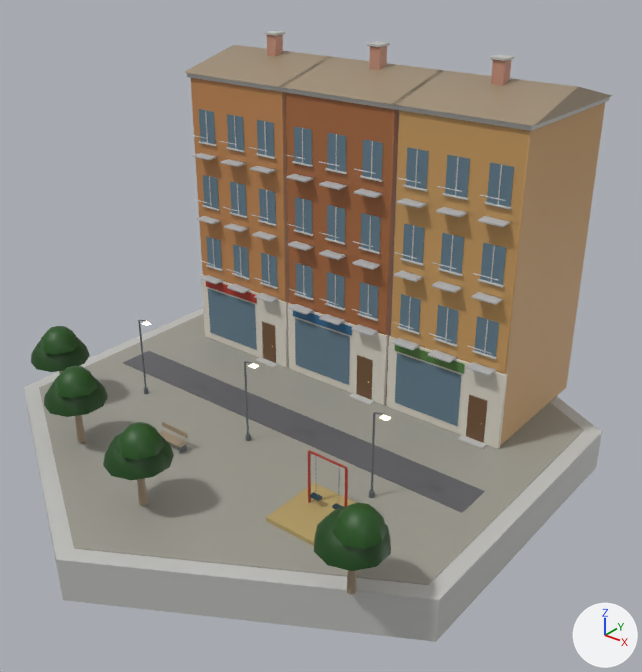
The glTF model native/godot/assets/art/blender/housing_africa.glb, before and after one commit.
Camera for both pictures: a 50 mm lens placed at (20.9, -24.8, 19.2), pointed at (1.4, -0.3, 4.0). The axes (+X, +Y, +Z) are drawn at lower right. The lights are the same throughout. The picture after the commit comes second. Vertices at exactly the same position are counted once.

Objects in the first picture: 'asphalt', 'brick', 'glass', 'leaf', 'metal', 'paint', 'pavers', 'plaster', 'sandbag', 'stone', 'wall_concrete', 'wood' and 2 more.
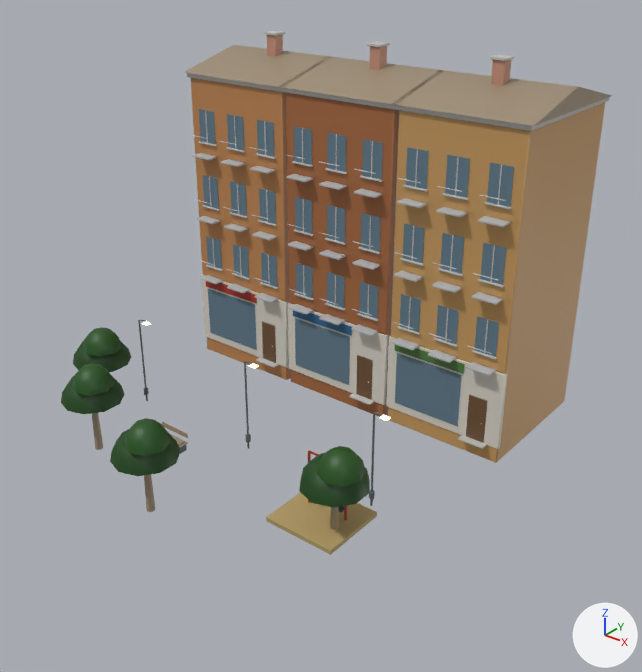
Changed parts and their boxes [x1, y1, x2, y2] in the pictures (642 x 672 px; the box of a moved part takes in the faces that stretch with it):
'pavers', deleted
    before: [39, 314, 584, 585]
'wall_concrete', reshaped (28% narrower, 32% shorter)
    before: [24, 31, 610, 642]
    after: [187, 31, 610, 449]
'wood', reshaped (12% shorter)
    before: [59, 45, 612, 595]
    after: [92, 45, 612, 530]
'leaf', reshaped (14% narrower, 26% shorter)
    before: [31, 326, 391, 571]
    after: [61, 327, 370, 508]
'asphalt', deleted
    before: [123, 351, 485, 513]
part 1 of me_leaf, moved or reshaped
    before: [31, 338, 90, 372]
    after: [73, 340, 131, 372]
part 2 of me_leaf, moved or reshaped
    before: [40, 326, 80, 355]
    after: [83, 327, 122, 357]
part 3 of me_leaf, moved or reshaped
    before: [44, 376, 108, 417]
    after: [61, 375, 125, 414]
part 4 of me_leaf, moved or reshaped
    before: [54, 366, 98, 398]
    after: [72, 363, 114, 396]
part 5 of me_leaf, moved or reshaped
    before: [314, 507, 391, 571]
    after: [299, 453, 370, 508]
part 6 of me_leaf, moved or reshaped
    before: [333, 502, 387, 549]
    after: [316, 446, 366, 487]
part 7 of me_leaf, moved or reshaped
    before: [103, 433, 174, 480]
    after: [110, 429, 180, 476]
part 8 of me_leaf, moved or reshaped
    before: [116, 422, 164, 460]
    after: [123, 418, 171, 456]
part 9 of me_wall_concrete, deleted
    before: [24, 308, 602, 642]
part 10 of me_wood, moved or reshaped
    before: [75, 415, 86, 443]
    after: [92, 413, 103, 450]
part 11 of me_wood, moved or reshaped
    before: [347, 570, 357, 595]
    after: [330, 507, 339, 530]
part 12 of me_wood, moved or reshaped
    before: [137, 478, 148, 506]
    after: [144, 474, 155, 512]

Patch to the scene script:
```diff
--- a/native/godot/assets/art/blender/housing_africa.glb.py
+++ b/native/godot/assets/art/blender/housing_africa.glb.py
@@ me_leaf @@
 # used by ob_leaf; location = (0.0, 0.0, 0.0)
-me_leaf.from_pydata(...)  # 264 vertices, 440 faces; spans x -9.5..9.6, y -9.8..-4.4, z 2.0..3.7
+me_leaf.from_pydata(...)  # 264 vertices, 440 faces; spans x -8.0..7.4, y -9.5..-3.4, z 2.0..3.7
+# me_leaf part 1: the loose piece of 41 vertices spanning x -9.5..-7.3, y -6.8..-4.4, z 2.0..3.1 is moved by (1.5, 1.0, 0.0)
+# me_leaf part 2: the loose piece of 25 vertices spanning x -8.8..-7.2, y -6.6..-5.0, z 2.8..3.7 is moved by (1.5, 1.0, 0.0)
+# me_leaf part 3: the loose piece of 41 vertices spanning x -6.1..-3.9, y -8.6..-6.2, z 2.0..3.1 is moved by (0.4, 0.5, 0.0)
+# me_leaf part 4: the loose piece of 25 vertices spanning x -5.4..-3.8, y -8.4..-6.8, z 2.8..3.7 is moved by (0.4, 0.5, 0.0)
+# me_leaf part 5: the loose piece of 41 vertices spanning x 7.3..9.5, y -8.8..-6.4, z 2.0..3.1 is moved by (-2.2, 2.0, 0.0)
+# me_leaf part 6: the loose piece of 25 vertices spanning x 8.0..9.6, y -8.6..-7.0, z 2.8..3.7 is moved by (-2.2, 2.0, 0.0)
+# me_leaf part 7: the loose piece of 41 vertices spanning x -1.1..1.1, y -9.8..-7.4, z 2.0..3.1 is moved by (0.0, 0.3, 0.0)
+# me_leaf part 8: the loose piece of 25 vertices spanning x -0.4..1.2, y -9.6..-8.0, z 2.8..3.7 is moved by (0.0, 0.3, 0.0)
 me_leaf.materials.append(mat_leaf)
@@ me_wall_concrete @@
 # used by ob_wall_concrete; location = (0.0, 0.0, 0.0)
-me_wall_concrete.from_pydata(...)  # 1084 vertices, 1928 faces; spans x -10.7..10.7, y -12.3..12.3, z -1.6..14.3
+me_wall_concrete.from_pydata(...)  # 1072 vertices, 1908 faces; spans x -8.1..8.1, y 2.0..8.7, z 0.1..14.3
+# me_wall_concrete part 9: the loose piece of 12 vertices spanning x -10.7..10.7, y -12.3..12.3, z -1.6..0.1 is deleted
 me_wall_concrete.materials.append(mat_wall_concrete)
@@ me_wood @@
 # used by ob_wood; location = (0.0, 0.0, 0.0)
-me_wood.from_pydata(...)  # 178 vertices, 300 faces; spans x -8.6..8.6, y -8.7..8.7, z 0.1..13.5
+me_wood.from_pydata(...)  # 178 vertices, 300 faces; spans x -8.2..8.2, y -8.4..8.7, z -0.2..13.5
+# me_wood part 10: the loose piece of 14 vertices spanning x -5.2..-4.8, y -7.5..-7.2, z 0.2..2.4 is scaled about its middle by (1, 1, 1.2), then moved by (0.4, 0.5, -0.2)
+# me_wood part 11: the loose piece of 14 vertices spanning x 8.2..8.6, y -7.7..-7.4, z 0.2..2.4 is scaled about its middle by (1, 1, 1.2), then moved by (-2.2, 2.0, -0.2)
+# me_wood part 12: the loose piece of 14 vertices spanning x -0.2..0.2, y -8.7..-8.4, z 0.2..2.4 is scaled about its middle by (1, 1, 1.2), then moved by (0.0, 0.3, -0.2)
+# other edits to the shape of me_wood do not show in these pictures
 me_wood.materials.append(mat_wood)
@@ ob_asphalt @@
-ob_asphalt = bpy.data.objects.new('asphalt', me_asphalt)
-ob_asphalt.location = (0.0, 0.0, 0.0)
@@ ob_pavers @@
-ob_pavers = bpy.data.objects.new('pavers', me_pavers)
-ob_pavers.location = (0.0, 0.0, 0.0)
```
